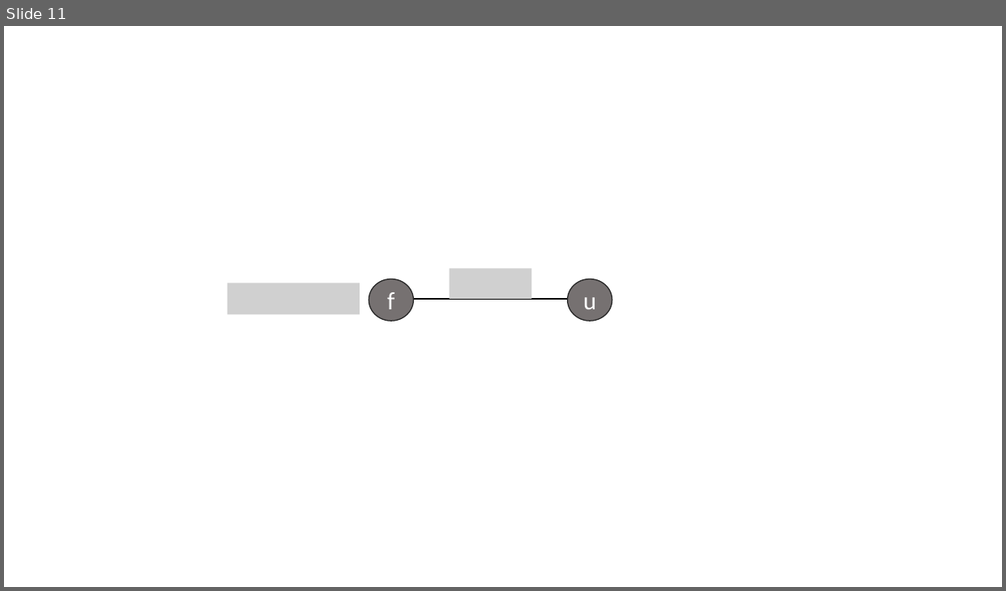
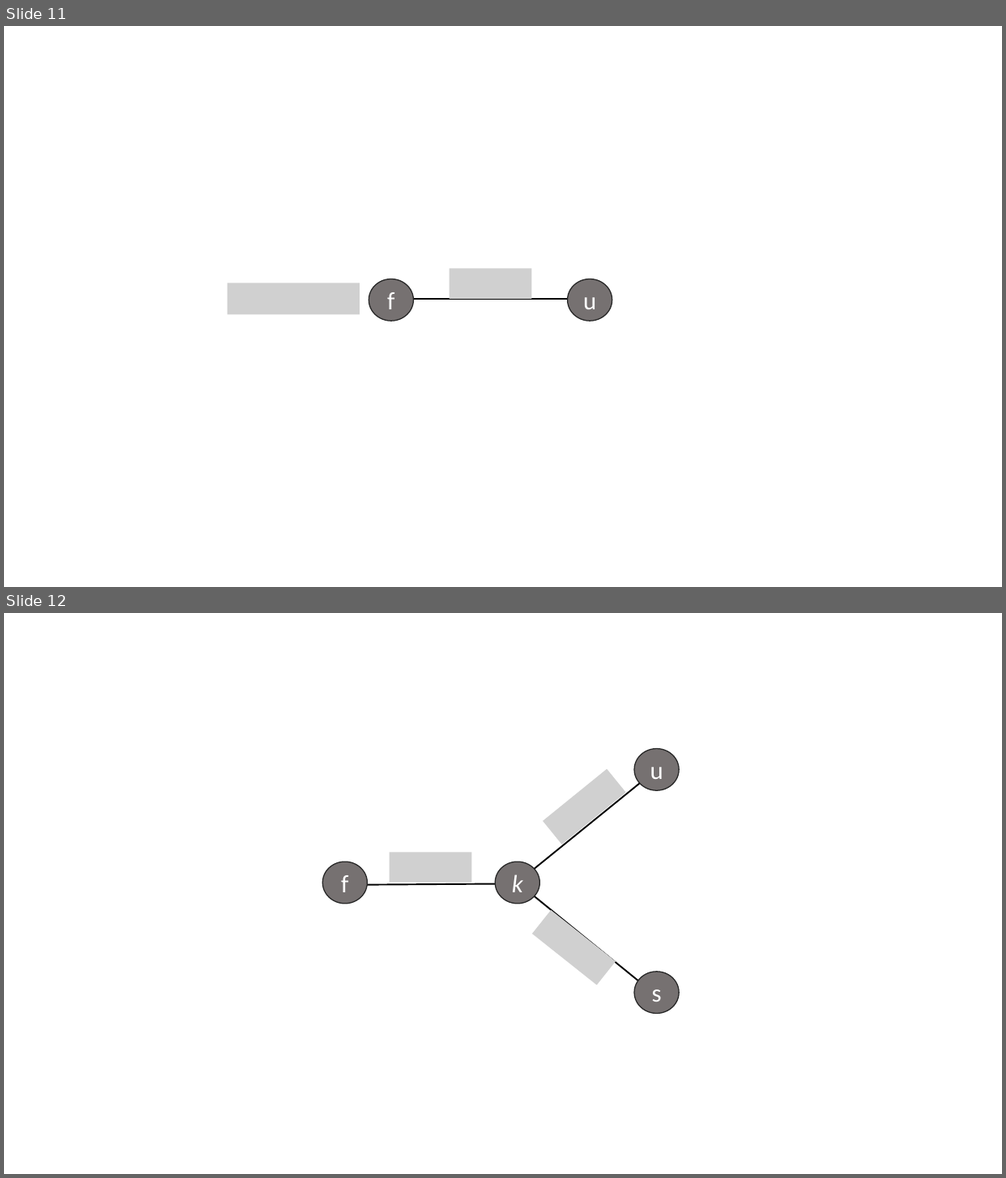
Before and after one commit to mtortoli/Thesis, a slide deck: unroteed_tree_created_by_figure_5.pptx. Shown one above the other, each under a label of ours: slide 11 before the commit, slides 11 and 12 after it. The pictures are 1006x591 and 1006x1178 pixels, drawn with LibreOffice and Linux fonts; fonts in the diff are those of the drawing; grey boxes stand for pictures. Boxes give left, top, right and bottom in pixels: in the first picture for what was removed or moved away, otherwise in the second. Text is boxed around its words. In the diff, an @@ line names an element or a change of style, - is before the commit and + after.

```diff
--- a/unroteed_tree_created_by_figure_5.pptx
+++ b/unroteed_tree_created_by_figure_5.pptx
@@ slide 12 added at [4,613,1002,1174], background #FFFFFF @@
@@ ellipse added at [634,748,680,790], fill #767171, outline #262626 1 pt, 24 pt, text #FFFFFF @@
+u
@@ line added from (657, 769) to (518, 883), #000000 1.5 pt @@
@@ picture added at [543,769,625,845] @@
@@ picture added at [390,853,472,883] @@
@@ ellipse added at [323,862,368,904], fill #767171, outline #262626 1 pt, 24 pt, text #FFFFFF @@
+f
@@ ellipse added at [495,862,540,904], fill #767171, outline #262626 1 pt, 24 pt, text #FFFFFF, italic @@
+k
@@ line added from (351, 884) to (522, 884), #000000 1.5 pt @@
@@ line added from (518, 883) to (657, 996), #000000 1.5 pt @@
@@ picture added at [532,910,616,985] @@
@@ ellipse added at [634,972,680,1013], fill #767171, outline #262626 1 pt, 24 pt, text #FFFFFF @@
+s
```
Also in this commit, not shown: 1 other slide added, 5 other files.
